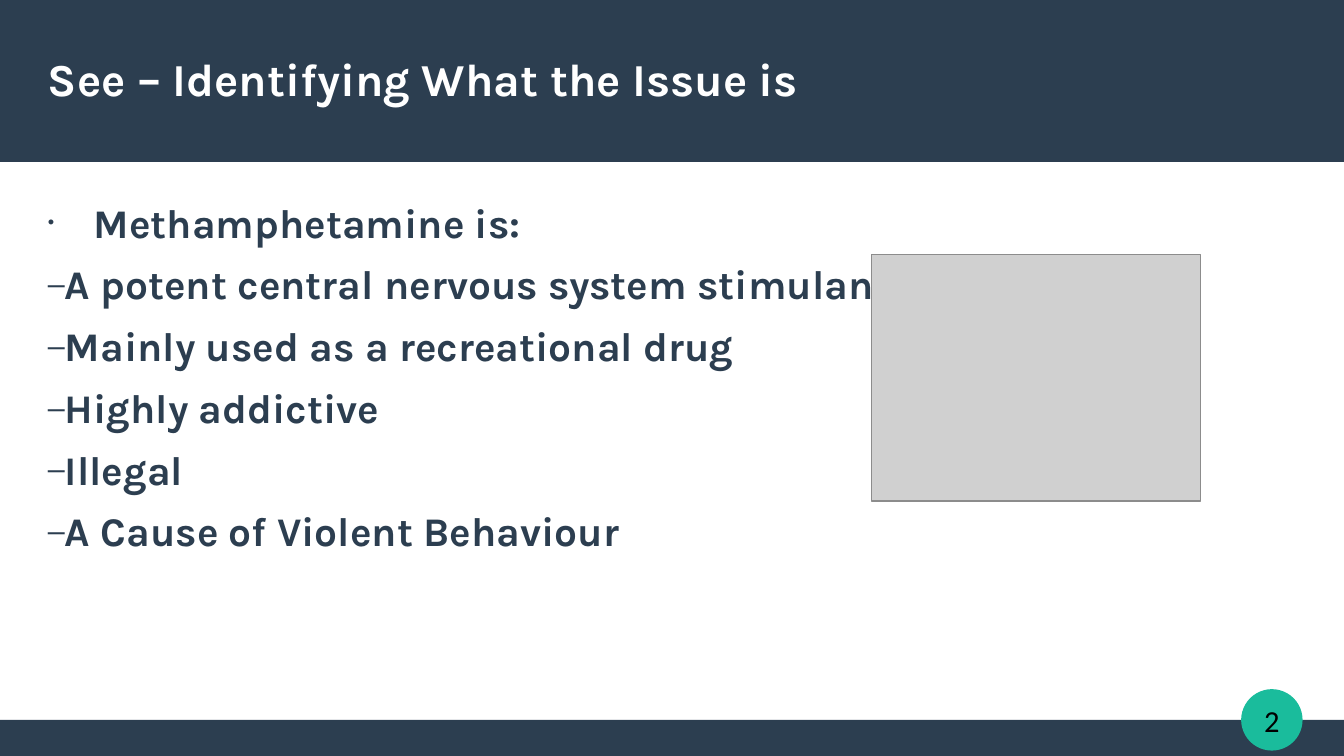
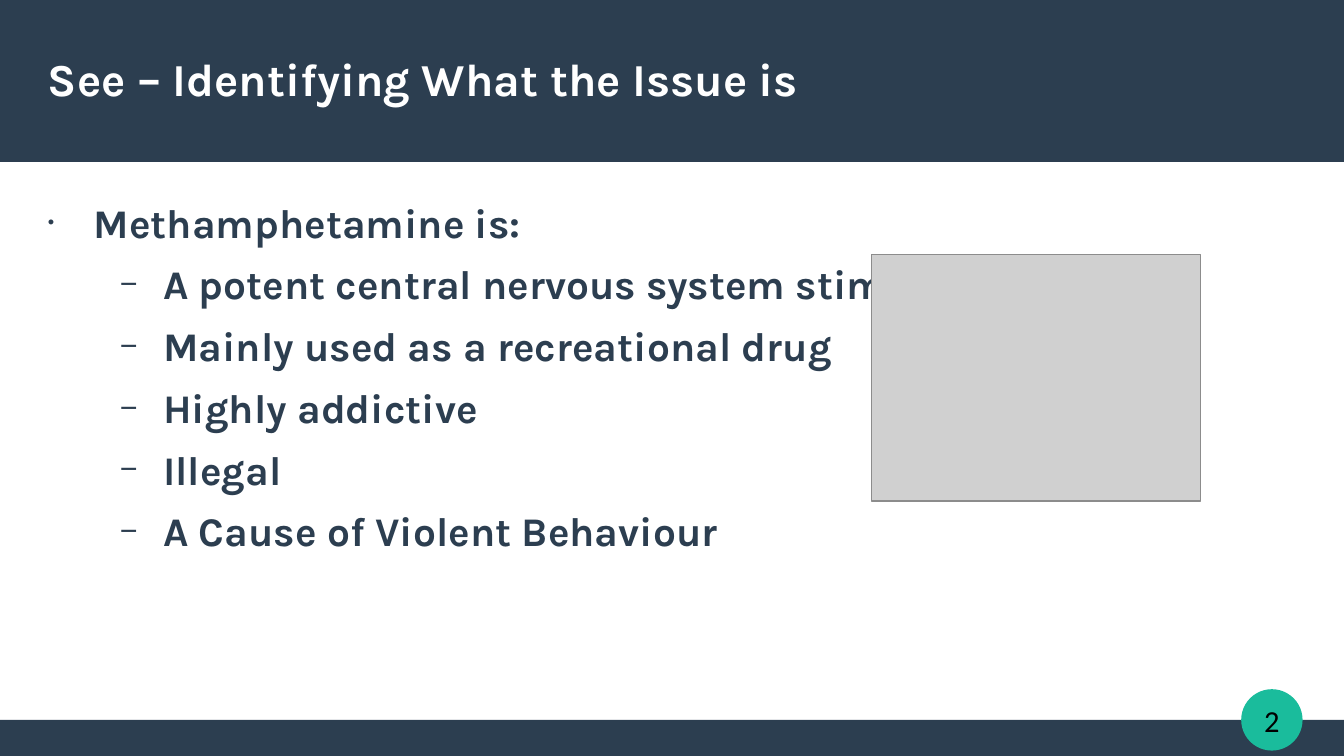
Before and after one commit to CrypticEntity/schoolwork9-10, a slide deck: slide 2 of Religion/t4 assesment.pptx. Drawn at 1344x756 pixels with LibreOffice and Linux fonts; fonts in the diff are those of the drawing; grey boxes stand for pictures. Boxes give left, top, right and bottom in pixels: in the first picture for what was removed or moved away, otherwise in the second. Text is boxed around its words. In the diff, an @@ line names an element or a change of style, - is before the commit and + after.

```diff
--- a/Religion/t4 assesment.pptx
+++ b/Religion/t4 assesment.pptx
@@ text at <box>163,263,988,547</box>: bullet – to − @@
```
Also in this commit, not shown: 3 other slides changed, 2 slides added, 1 slide removed, 1 other file.
